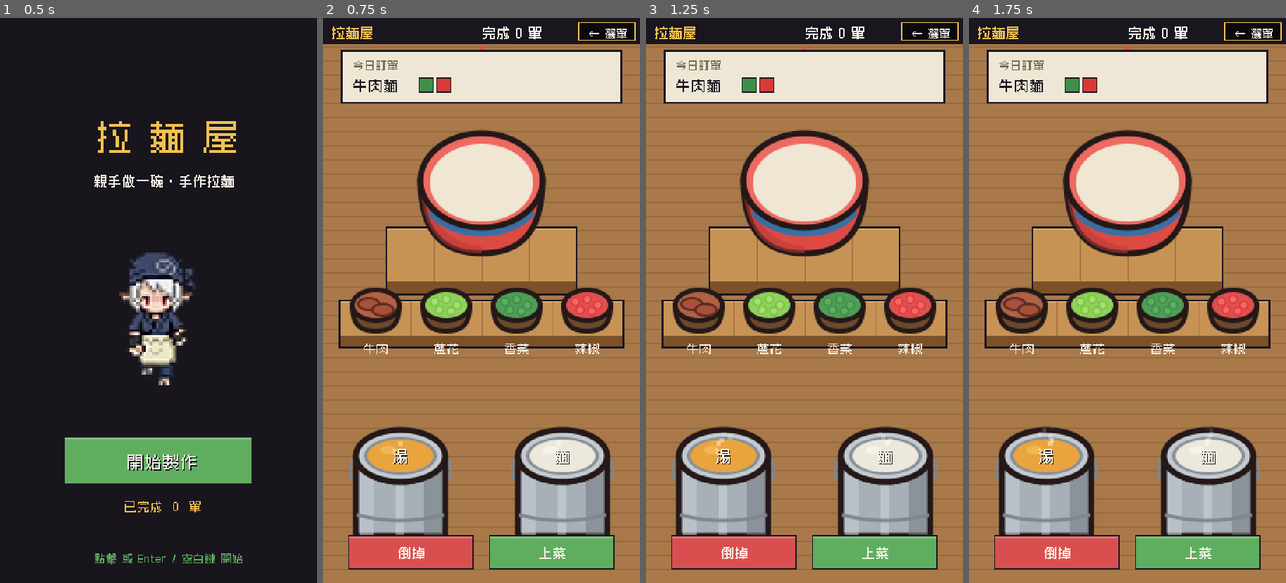
Above: before the commit, frames 1-4 (left to right).
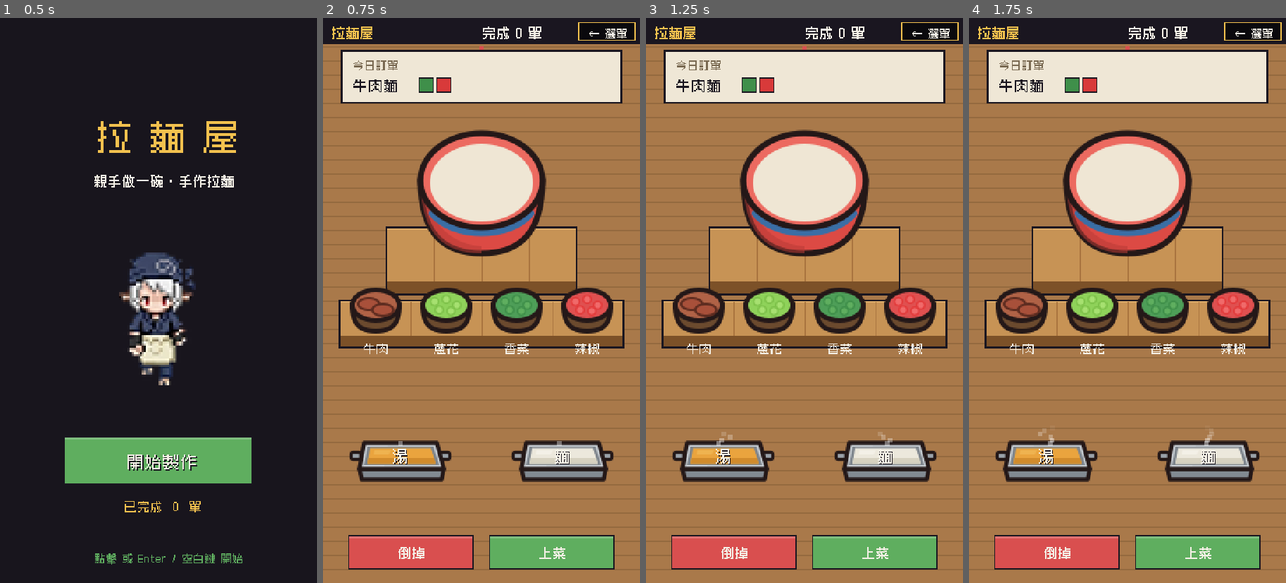
Above: after the commit, the same moments.

Repository: meloalright/ramen-ya
Game: Godot game, scene res://scenes/Menu.tscn
Same seed, same stepped clock (60 frames per second), same inputs: the game is played once before the commit and once after it.
Inputs (mouse positions are in pixels of both pictures, inside the frame that each line leads up to):
- Up to frame 1 (0.5 s): no input
- Up to frame 2 (0.75 s): tap Enter at 0.5 s; move the mouse to (551, 272) at 0.52 s; hold D from 0.53 s (still down); tap M at 0.6 s; click (551, 272) at 0.67 s
- Up to frame 3 (1.25 s): keep holding D; tap Space at 0.77 s
- Up to frame 4 (1.75 s): release D at 1.25 s; tap Space at 1.25 s; drag from (1064, 328) to (1111, 413) at 1.27 s

Frame 1 is identical in both runs. In frame 2, 9.8% of the frame differs, in the area x 8-92%, y 72-92%; in frame 3, 9.8%; in frame 4, 9.8%.

Commit message:
feat(cook): 湯/麵 pots become very shallow thin-walled square pans
Redrew the vat sprite as a flat square metal pan in 3/4 overhead — a
foreshortened-square top, thin walls, shallow front lip, side handle tabs.
Moved VAT_OPEN_Y to the new surface, flattened the cooking noodle-nest, and
switched the active highlight from an oval ring to a rectangle to match.

Co-Authored-By: Claude Opus 4.8 (1M context) <noreply@anthropic.com>

Diff:
--- a/scripts/Main.gd
+++ b/scripts/Main.gd
@@ -30,8 +30,8 @@
 const BOWL_HIT_RX := 56.0              # generous click radii (incl. rim)
 const BOWL_HIT_RY := 44.0
 
-# big vats (大缸): the sprite's opening sits VAT_OPEN_Y down from its top
-const VAT_OPEN_Y := 36.0
+# big pans: the sprite's liquid surface sits VAT_OPEN_Y down from its top
+const VAT_OPEN_Y := 25.0
 
 # ---- game states ----------------------------------------------------
 enum State { TITLE, PLAY, OVER }
@@ -823,8 +823,8 @@
 func _draw_noodle_nest(ctr: Vector2) -> void:
 	var cream := Color("efe6cf")
 	var cream_d := Color("d6cbab")
-	var rx := 16.0
-	var ry := 11.0
+	var rx := 18.0
+	var ry := 6.0
 	var pts := PackedVector2Array()
 	var pts2 := PackedVector2Array()
 	for i in range(22):
@@ -860,7 +860,7 @@
 		var lit: bool = (s.item == "soup" and held == "soup") \
 			or (s.item == "noodles" and (held == "noodles" or noodle_state == "cooking"))
 		if lit:
-			_draw_ellipse_ring(c, 40, 22, COL_YELLOW)
+			draw_rect(Rect2(c.x - 40, c.y - 13, 80, 26), COL_YELLOW, false, 2.0)
 		if s.item == "noodles" and noodle_state == "cooking":
 			_draw_boil_gauge(Vector2(117, 370))
 		# bold label on the broth / basket
Binary file changed: assets/cook/td_vat_noodle.png
Binary file changed: assets/cook/td_vat_soup.png
Not shown, changed: assets/cook/gen_svg.py
